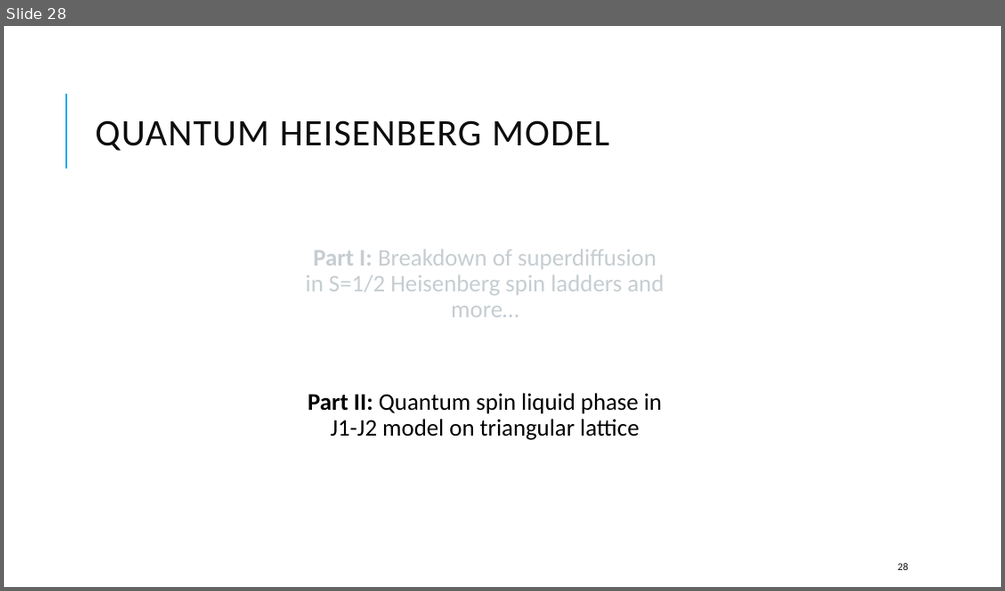
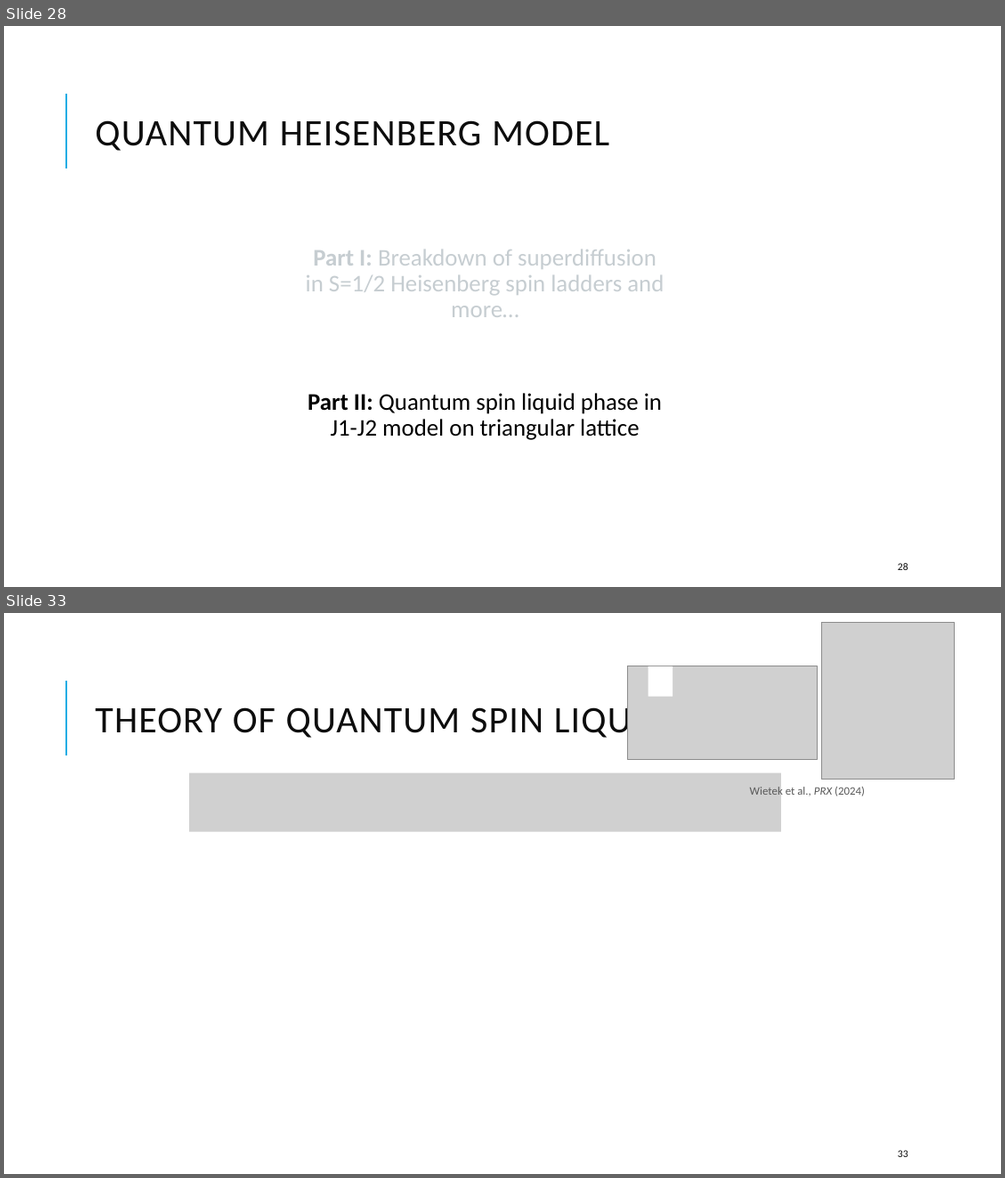
Before and after one commit to kwang0/KPZ-Project, a slide deck: Qualifying Exam Presentation.pptx. Shown one above the other, each under a label of ours: slide 28 before the commit, slides 28 and 33 after it; the slides between them are not shown. The pictures are 1005x591 and 1005x1178 pixels, drawn with LibreOffice and Linux fonts; fonts in the diff are those of the drawing; grey boxes stand for pictures. Boxes give left, top, right and bottom in pixels: in the first picture for what was removed or moved away, otherwise in the second. Text is boxed around its words. In the diff, an @@ line names an element or a change of style, - is before the commit and + after.

```diff
--- a/Qualifying Exam Presentation.pptx
+++ b/Qualifying Exam Presentation.pptx
@@ slide 33 added at [4, 613, 1001, 1174], background #FFFFFF; not listed: 1 template element that a slide beside it also shows @@
@@ group added at [628, 622, 955, 799]: 2 pictures, 1 text, 1 rectangle @@
+Wietek et al., PRX (2024)
@@ title added at [95, 702, 684, 742], 36 pt, text #0D0D0D @@
+THEORY OF QUANTUM SPIN LIQUIDS
@@ picture added at [189, 773, 782, 831] @@
@@ page number added at [898, 1150, 908, 1157], 10 pt, text #0D0D0D @@
+33
```
Also in this commit, not shown: 10 slides changed, 8 other slides added.
